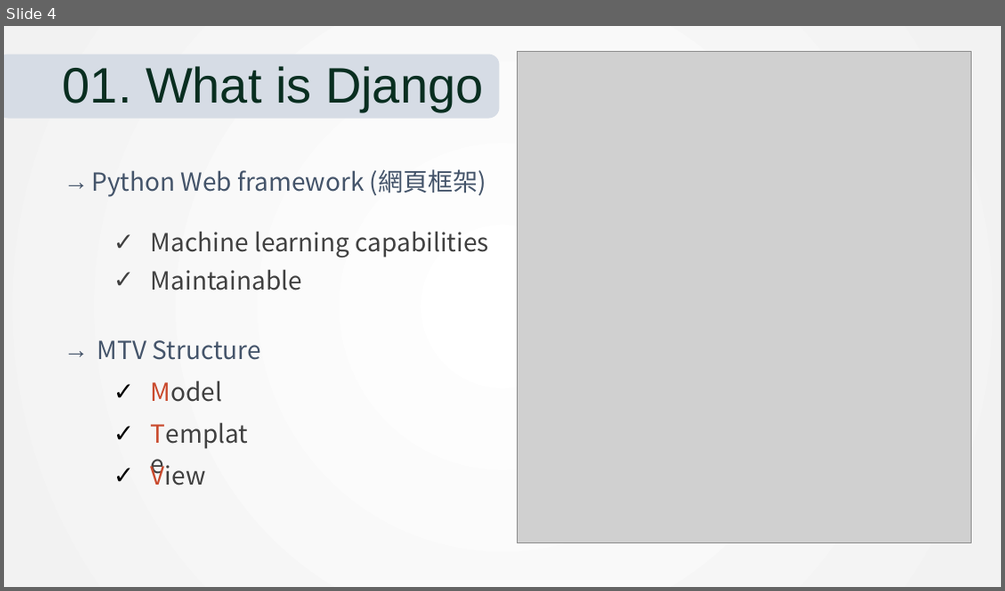
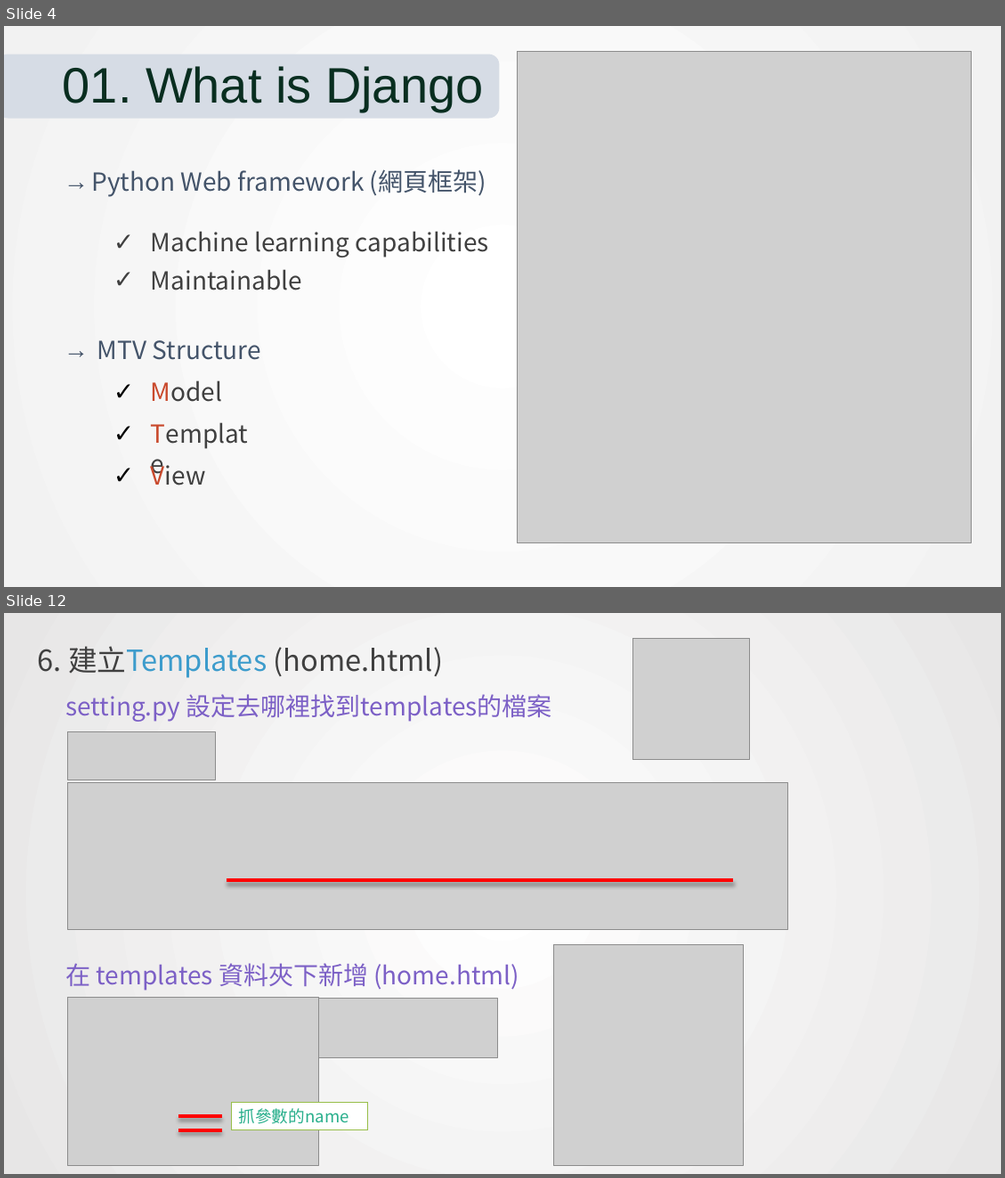
Before and after one commit to yao1222/bmi_app, a slide deck: Django.pptx. Shown one above the other, each under a label of ours: slide 4 before the commit, slides 4 and 12 after it; the slides between them are not shown. The pictures are 1005x591 and 1005x1178 pixels, drawn with LibreOffice and Linux fonts; fonts in the diff are those of the drawing; grey boxes stand for pictures. Boxes give left, top, right and bottom in pixels: in the first picture for what was removed or moved away, otherwise in the second. Text is boxed around its words. In the diff, an @@ line names an element or a change of style, - is before the commit and + after.

```diff
--- a/Django.pptx
+++ b/Django.pptx
@@ slide 12 added at bbox=[4, 613, 1001, 1174], background gradient #FFFFFF to #E7E6E6 @@
@@ picture added at bbox=[633, 639, 750, 760] @@
@@ text added at bbox=[38, 646, 444, 678], 28 pt, text #404040 @@
+6. 建立Templates (home.html)
@@ text added at bbox=[66, 694, 552, 722], 24 pt, text #7C60C6 @@
+setting.py 設定去哪裡找到templates的檔案
@@ picture added at bbox=[67, 731, 215, 779] @@
@@ picture added at bbox=[67, 783, 788, 930] @@
@@ line added from (226, 880) to (734, 880), #FF0000 3 pt @@
@@ picture added at bbox=[554, 944, 744, 1165] @@
@@ text added at bbox=[66, 963, 519, 990], 24 pt, text #7C60C6 @@
+在 templates 資料夾下新增 (home.html)
@@ picture added at bbox=[67, 997, 319, 1165] @@
@@ picture added at bbox=[319, 998, 498, 1058] @@
@@ line added from (178, 1116) to (222, 1116), #FF0000 3 pt @@
@@ rectangle added at bbox=[231, 1102, 367, 1130], fill #FFFFFF, outline #97BE49 1 pt, 16 pt, text #29AF8C @@
+抓參數的name
@@ line added from (178, 1130) to (222, 1130), #FF0000 3 pt @@
```
Also in this commit, not shown: 9 slides changed, 11 other slides added, 6 slides removed.
